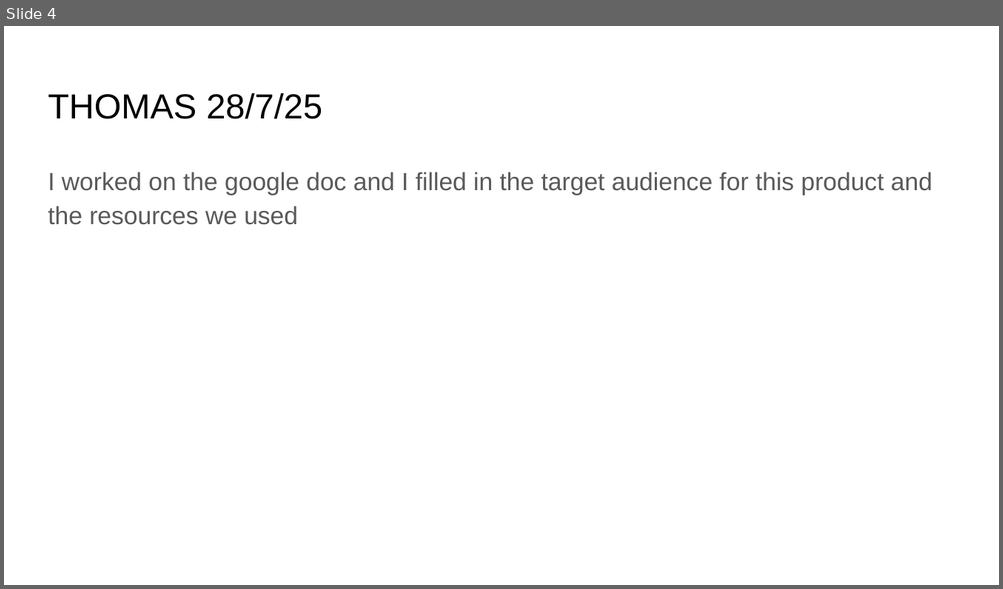
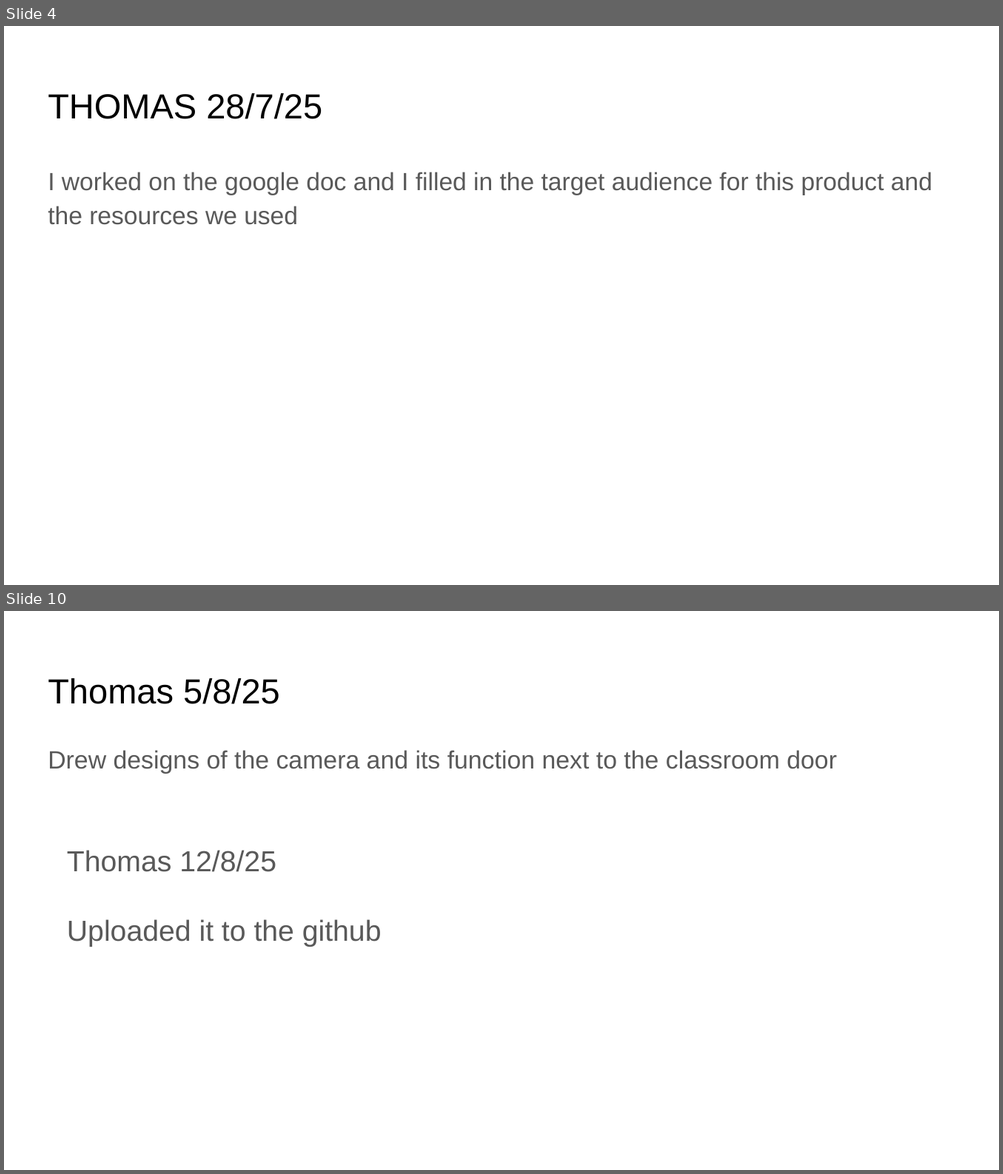
Before and after one commit to Georgemcf08/Class-View-ID-Unit-2-AOS-1, a slide deck: Computing Journal.pptx. Shown one above the other, each under a label of ours: slide 4 before the commit, slides 4 and 10 after it; the slides between them are not shown. The pictures are 1003x589 and 1003x1174 pixels, drawn with LibreOffice and Linux fonts; fonts in the diff are those of the drawing. Boxes give left, top, right and bottom in pixels: in the first picture for what was removed or moved away, otherwise in the second. Text is boxed around its words. In the diff, an @@ line names an element or a change of style, - is before the commit and + after.

```diff
--- a/Computing Journal.pptx
+++ b/Computing Journal.pptx
@@ slide 10 added at [4,611,999,1170], background #FFFFFF @@
@@ title added at [48,678,280,704], 25.2 pt, text #000000 @@
+Thomas 5/8/25
@@ text added at [48,750,836,774], 18.1 pt, text #595959 @@
+Drew designs of the camera and its function next to the classroom door
@@ text added at [67,850,381,947], 21 pt, text #595959 @@
+Thomas 12/8/25
+Uploaded it to the github
```
Also in this commit, not shown: 1 slide changed, 5 other slides added.
